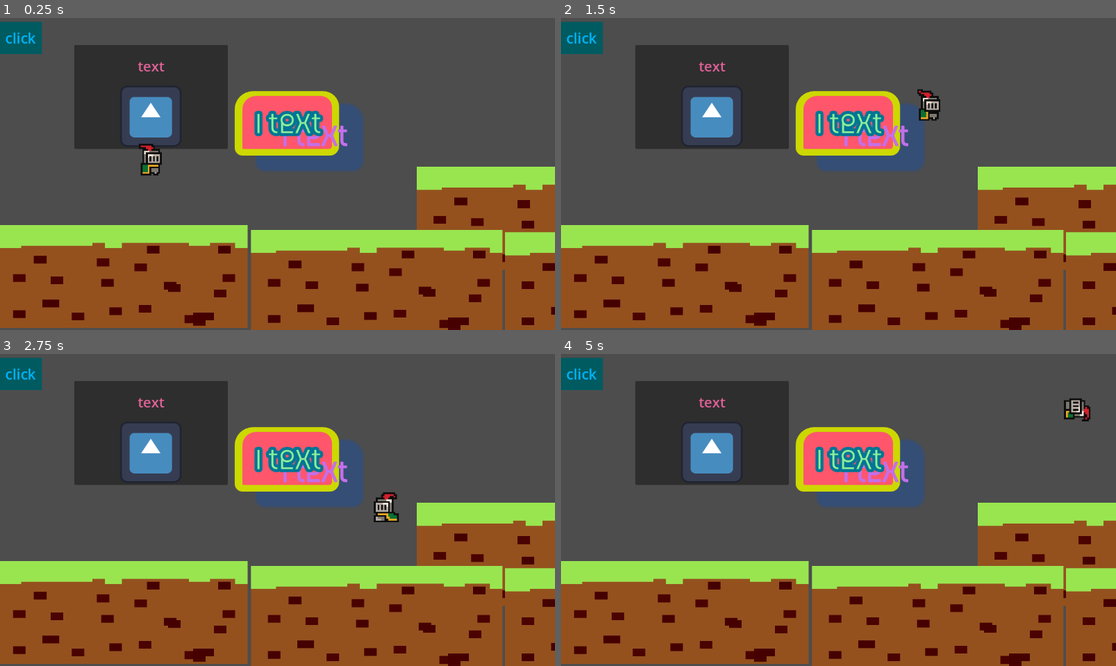
Above: before the commit, frames 1-4 (two rows, left to right).
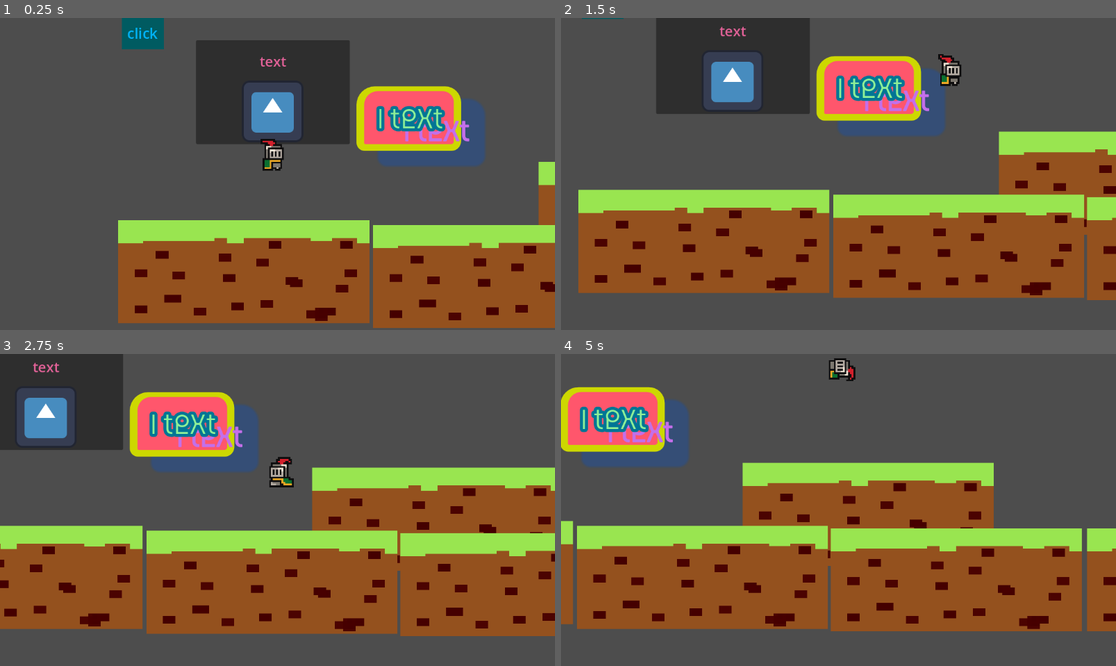
Above: after the commit, the same moments.

Repository: andreyka101/maxim_godot
Game: Godot game, scene res://level_1_2d.tscn
Two runs of this game, one before a commit and one after it. Both use one fixed random seed, a clock stepped at 60 frames per second and the inputs below. The engine's default icon, where the game draws it, is replaced by a stand-in: a white triangle on a blue panel in a dark square.
Inputs:
- Up to frame 1 (0.25 s): no input
- Up to frame 2 (1.5 s): hold T (key_teleport_t) 0.53-1.28 s; hold Right (key_right) from 0.53 s (still down); tap Space (key_up) at 0.77 s; tap T (key_teleport_t) at 1.35 s
- Up to frame 3 (2.75 s): tap Space (key_up) at 1.52 s; release Right (key_right) at 2.03 s; hold A (key_left) from 2.03 s (still down); hold T (key_teleport_t) from 2.03 s (still down)
- Up to frame 4 (5 s): release A (key_left) at 2.78 s; release T (key_teleport_t) at 2.78 s; hold Right (key_right) 2.78-4.28 s; tap T (key_teleport_t) at 2.85, 4.35 s; tap Space (key_up) at 3.02, 3.77, 4.52 s; hold T (key_teleport_t) 3.53-4.28 s; hold A (key_left) from 4.28 s (still down)

The runs differ from the first frame. In frame 1, 42% of the frame differs, in the area x 0-100%, y 0-100%; in frame 2, 53%; in frame 3, 54%; in frame 4, 57%, in the area x 0-100%, y 1-100%.

Commit message:
rgrgrggr

Diff:
--- a/player_2d.tscn
+++ b/player_2d.tscn
@@ -303,3 +303,19 @@
 autoplay = "idel"
 frame = 7
 frame_progress = 1.0
+
+[node name="Camera2D" type="Camera2D" parent="."]
+position = Vector2(13, 116)
+ignore_rotation = false
+position_smoothing_enabled = true
+position_smoothing_speed = 62.0
+rotation_smoothing_enabled = true
+rotation_smoothing_speed = 13.0
+drag_horizontal_enabled = true
+drag_vertical_enabled = true
+drag_left_margin = 0.24
+drag_top_margin = 0.6
+drag_right_margin = 0.42
+drag_bottom_margin = 0.34
+editor_draw_limits = true
+editor_draw_drag_margin = true
